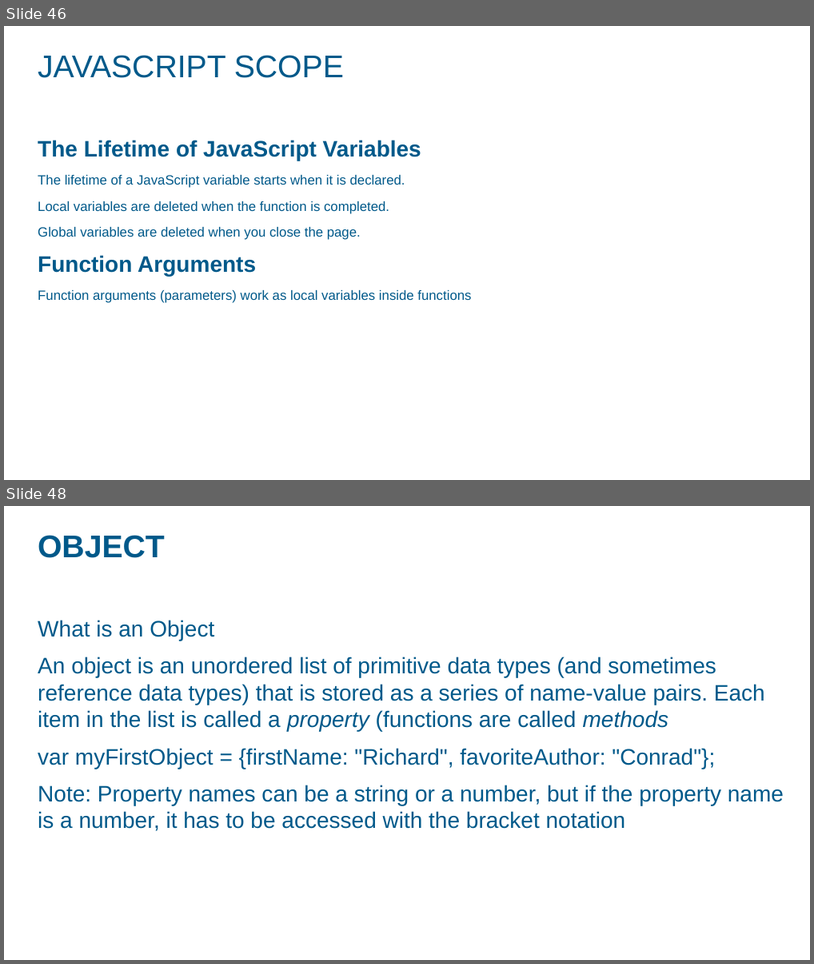
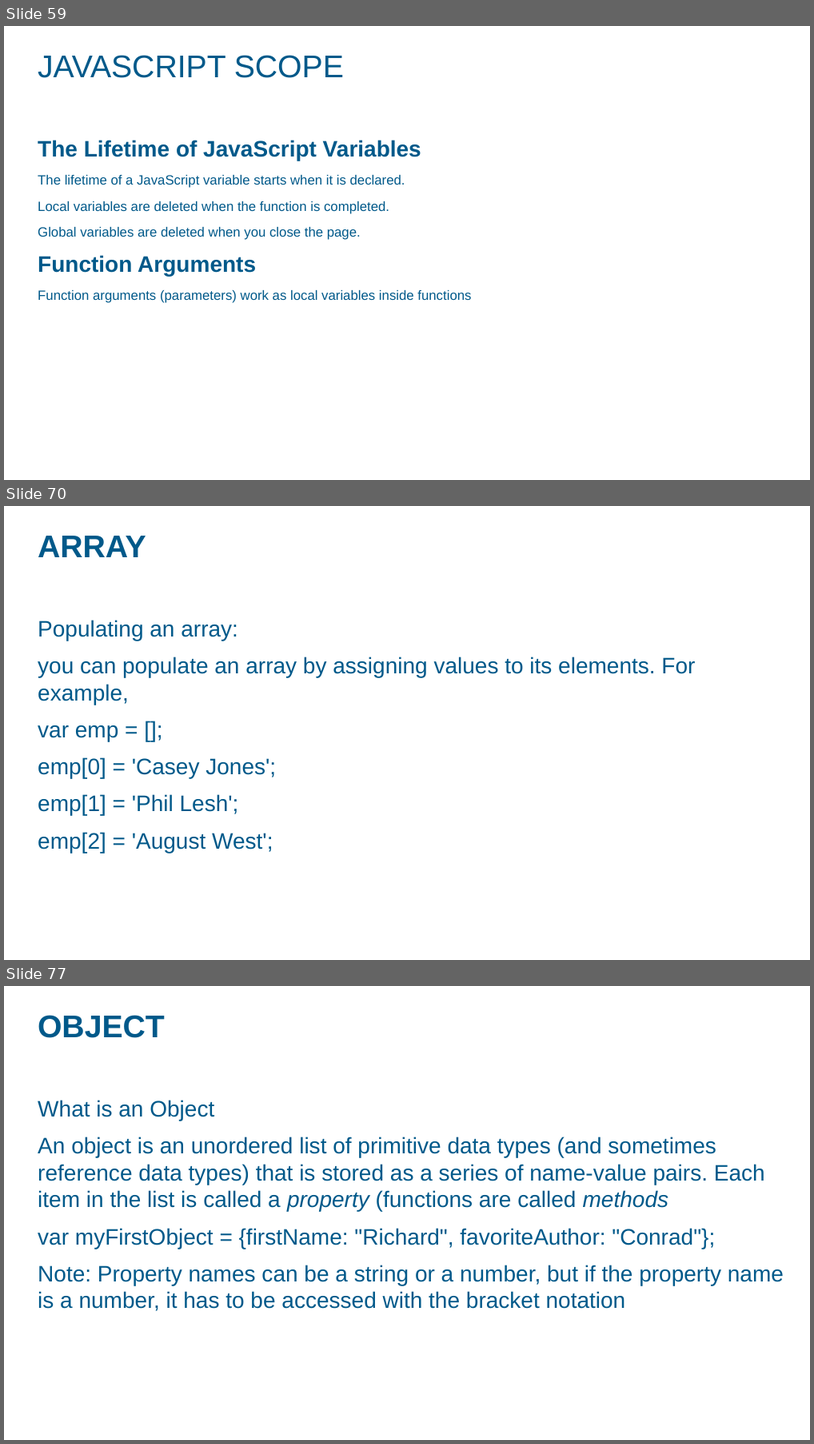
Before and after one commit to ashok07iet/java-script-sample-code, a slide deck: doc/javascript.pptx. Shown one above the other, each under a label of ours: slides 46 and 48 before the commit, slides 59, 70 and 77 after it; the slides between them are not shown. The pictures are 814x964 and 814x1444 pixels, drawn with LibreOffice and Linux fonts; fonts in the diff are those of the drawing; background and template pictures are left out. Boxes give left, top, right and bottom in pixels: in the first picture for what was removed or moved away, otherwise in the second. Text is boxed around its words. In the diff, an @@ line names an element or a change of style, - is before the commit and + after.

```diff
--- a/doc/javascript.pptx
+++ b/doc/javascript.pptx
@@ slide 70 added at (4,506,810,960), background picture (left out) @@
@@ title added at (38,536,146,557), 28 pt, text #00598A, bold @@
+ARRAY
@@ text added at (38,620,695,852), 20 pt, text #00598A @@
+Populating an array:
+you can populate an array by assigning values to its elements. For example,
+var emp = [];
+emp[0] = 'Casey Jones';
+emp[1] = 'Phil Lesh';
+emp[2] = 'August West';
@@ what was slide 46 is now slide 59 @@
@@ what was slide 48 is now slide 77 @@
```
Also in this commit, not shown: 2 slides changed, 28 other slides added, 2 other files.
